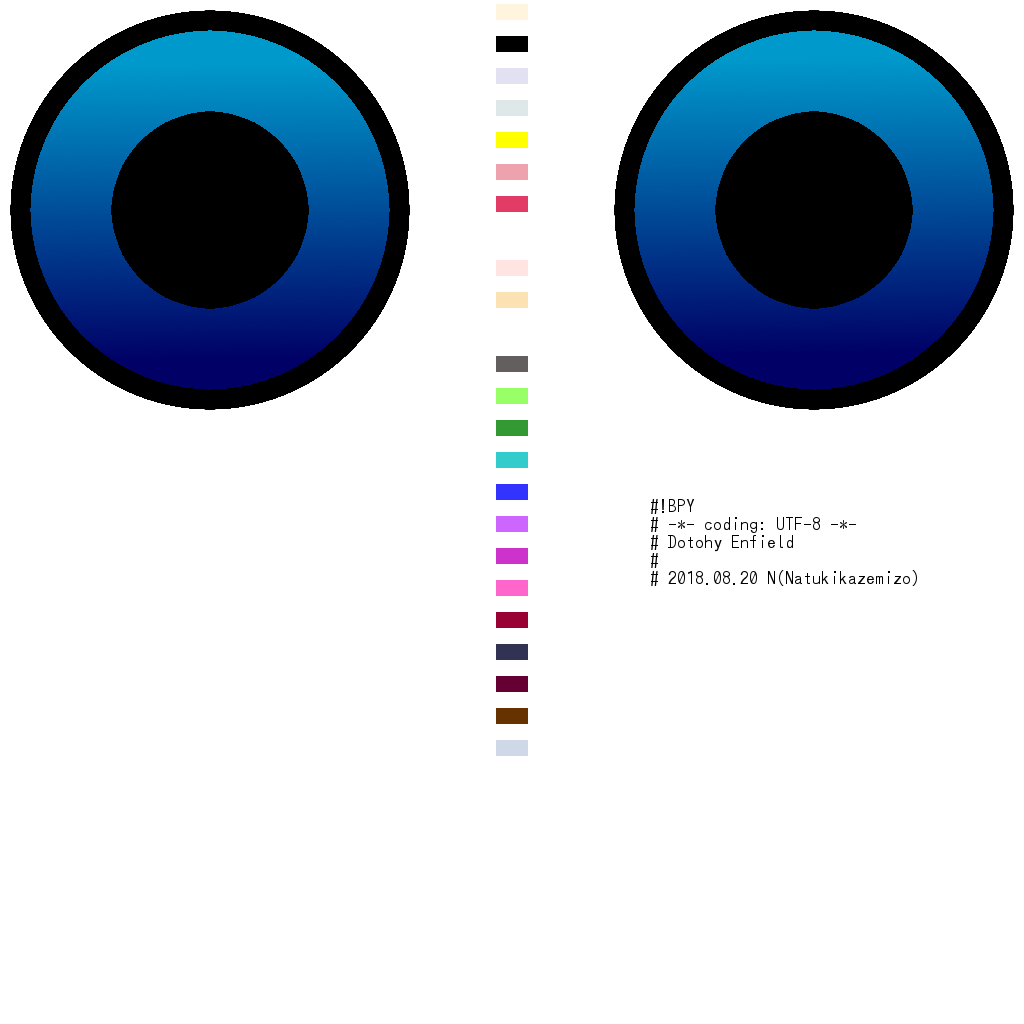
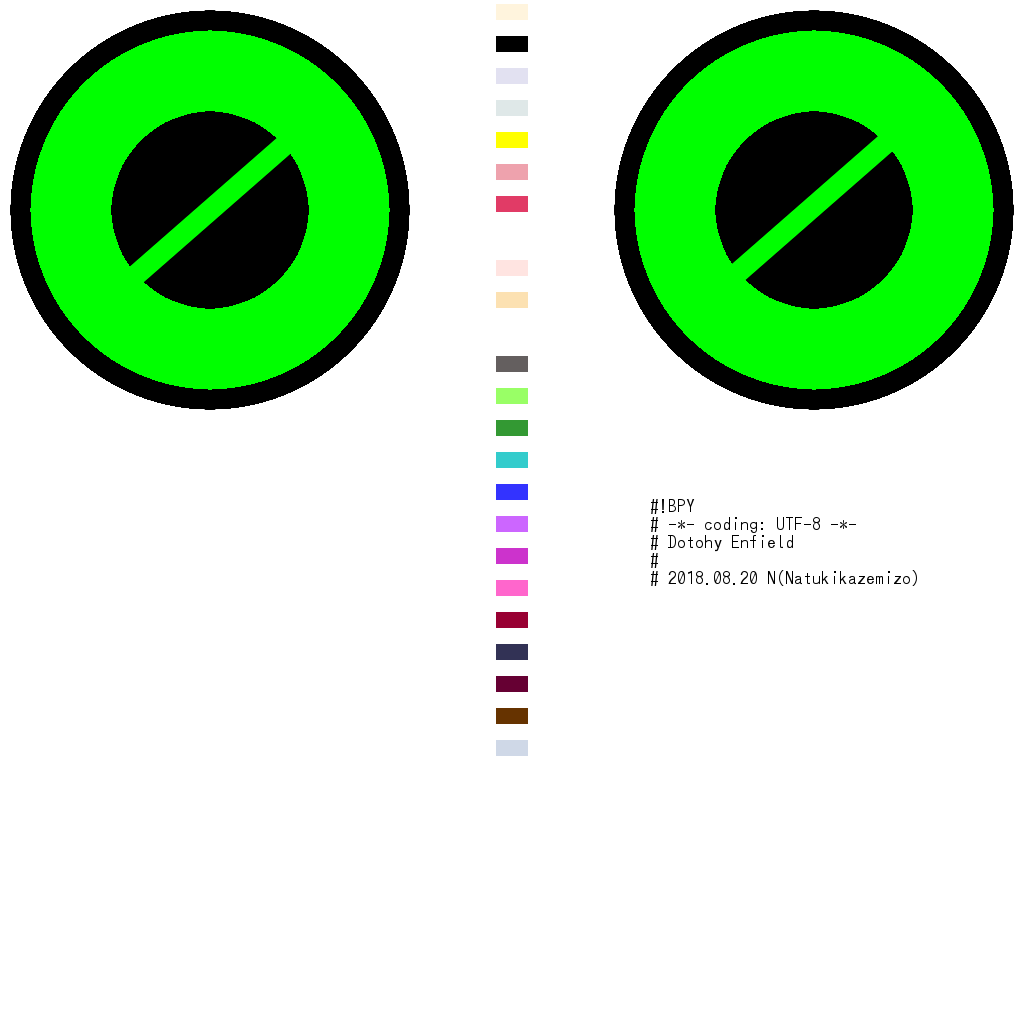
The second 1024px x 1024px image is a revision of the first. Changes to its layers:
added layer "Eye #3" above "Eye #2" over <box>99,96,938,309</box>
painted on "Eye #1" over <box>30,30,994,390</box>
